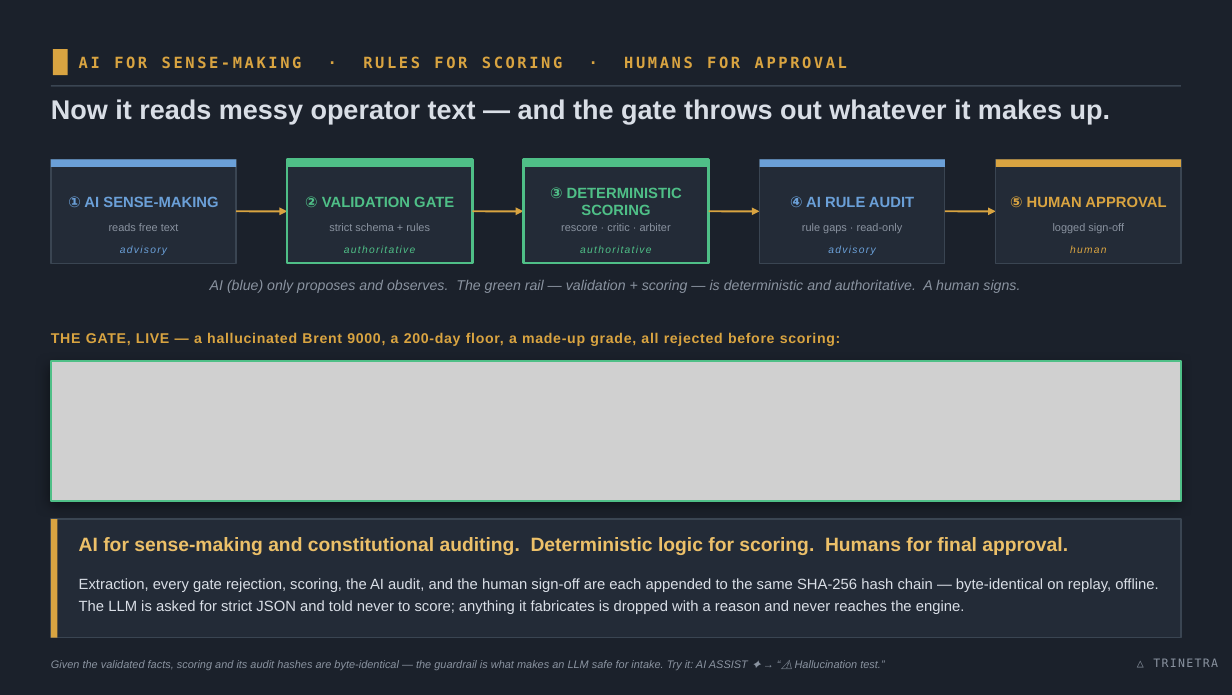
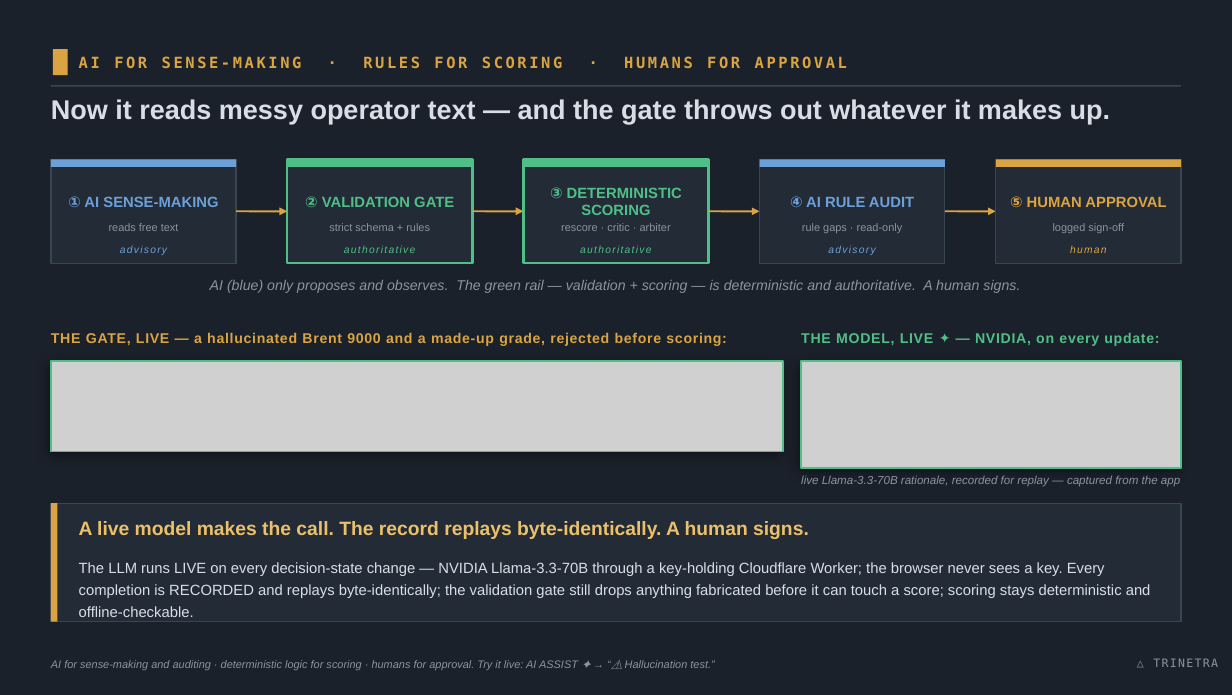
Before and after one commit to banthia14aman/ET-Hackathon, a slide deck: slide 8 of TRINETRA_Deck_Soft.pptx. Drawn at 1232x695 pixels with LibreOffice and Linux fonts; fonts in the diff are those of the drawing; grey boxes stand for pictures. Boxes give left, top, right and bottom in pixels: in the first picture for what was removed or moved away, otherwise in the second. Text is boxed around its words. In the diff, an @@ line names an element or a change of style, - is before the commit and + after.

```diff
--- a/TRINETRA_Deck_Soft.pptx
+++ b/TRINETRA_Deck_Soft.pptx
@@ text at box(51, 332, 726, 346): text changed @@
-THE GATE, LIVE — a hallucinated Brent 9000, a 200-day floor, a made-up grade, all rejected before scoring:
+THE GATE, LIVE — a hallucinated Brent 9000 and a made-up grade, rejected before scoring:
@@ text added at box(801, 333, 1159, 346), 11 pt, text #4FBF87, bold @@
+THE MODEL, LIVE ✦ — NVIDIA, on every update:
@@ picture: place and size @@
-picture at box(51, 361, 1181, 500)
+picture at box(51, 361, 783, 451)
@@ rectangle: place and size @@
-rectangle at box(51, 361, 1181, 500)
+rectangle at box(51, 361, 783, 451)
@@ rectangle: place and size @@
-rectangle at box(51, 361, 1181, 500)
+rectangle at box(51, 361, 783, 451)
@@ rectangle added at box(801, 361, 1181, 468), fill #000000 @@
@@ picture added at box(801, 361, 1181, 468) @@
@@ rectangle added at box(801, 361, 1181, 468), outline #4FBF87 1.5 pt @@
@@ text added at box(801, 475, 1180, 487), 9 pt, text #8A93A0, italic @@
+live Llama-3.3-70B rationale, recorded for replay — captured from the app
@@ rectangle: place and size @@
-rectangle at box(51, 519, 1181, 637)
+rectangle at box(51, 503, 1181, 622)
@@ rectangle: place and size @@
-rectangle at box(51, 519, 57, 637)
+rectangle at box(51, 503, 57, 622)
@@ text removed at box(79, 537, 1068, 555) @@
-AI for sense-making and constitutional auditing. Deterministic logic for scoring. Humans for final approval.
@@ text added at box(79, 521, 809, 539), 15 pt, text #ECC069, bold @@
+A live model makes the call. The record replays byte-identically. A human signs.
@@ text added at box(79, 562, 1151, 617), 11.5 pt, text #D9DEE6 @@
+The LLM runs LIVE on every decision-state change — NVIDIA Llama-3.3-70B through a key-holding Cloudflare Worker; the browser never sees a key. Every completion is RECORDED and replays byte-identically; the validation gate still drops anything fabricated before it can touch a score; scoring stays deterministic and offline-checkable.
@@ text removed at box(79, 578, 1158, 614) @@
-Extraction, every gate rejection, scoring, the AI audit, and the human sign-off are each appended to the same SHA-256 hash chain — byte-identical on replay, offline. The LLM is asked for strict JSON and told never to score; anything it fabricates is dropped with a reason and never reaches the engine.
@@ text at box(51, 660, 714, 670): text changed @@
-Given the validated facts, scoring and its audit hashes are byte-identical — the guardrail is what makes an LLM safe for intake. Try it: AI ASSIST ✦ → “⚠ Hallucination test.”
+AI for sense-making and auditing · deterministic logic for scoring · humans for approval. Try it live: AI ASSIST ✦ → “⚠ Hallucination test.”
```
Also in this commit, not shown: 3 other slides changed, 4 other files.
